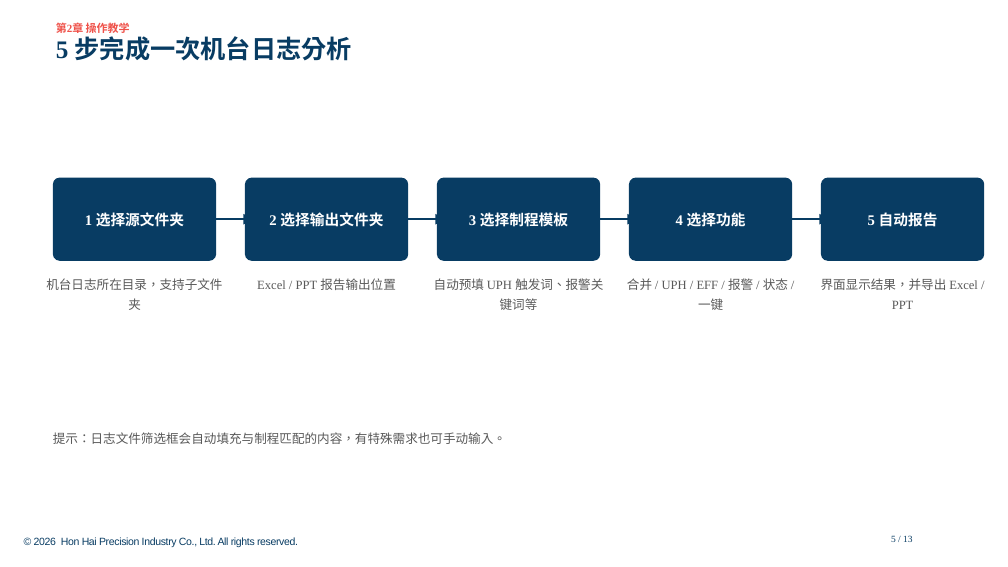
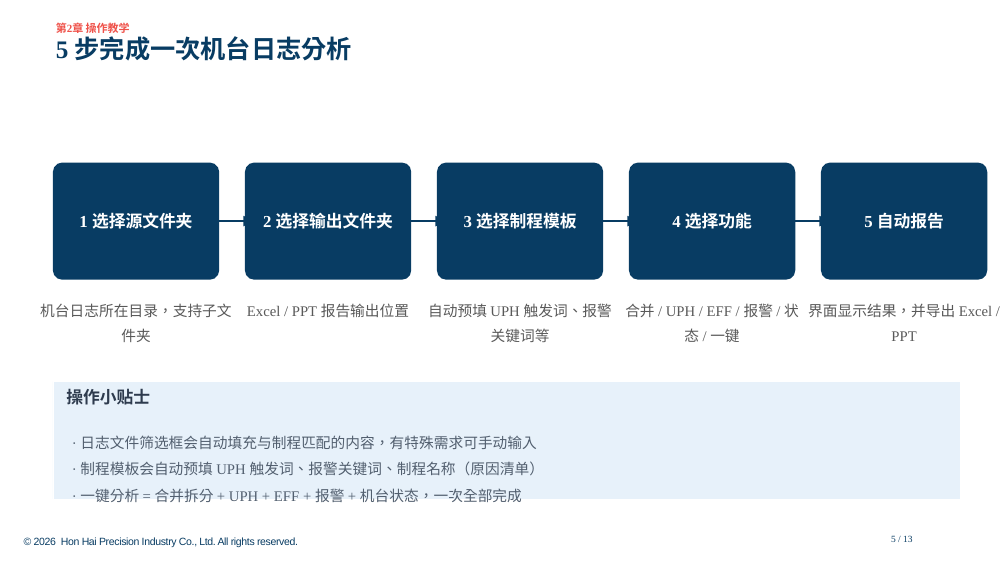
Before and after one commit to Longtianhong88888/MC_LogAnalysis, a slide deck: slide 5 of docs/usage_deck/final/机台log分析使用说明.pptx. Drawn at 1008x567 pixels with LibreOffice and Linux fonts; fonts in the diff are those of the drawing; background and template pictures are left out. Boxes give left, top, right and bottom in pixels: in the first picture for what was removed or moved away, otherwise in the second. Text is boxed around its words. In the diff, an @@ line names an element or a change of style, - is before the commit and + after.

Commit message:
docs: 使用说明PPT按内容饱满度加大字号
- 卡片页：标题14→16、正文12→14、卡片加高(2.45→2.9)，内容填充度85%
- 流程页：节点加高、字号16/14，新增操作小贴士卡，填充度25%→55%
- 公式页：公式14→16、说明12→14，右侧补换盘分摊真实示例卡(填充度7%→39%)
- EFF页卡片加高+下方补充pDT/uDT说明(47%→55%)；甘特/界面页字号同步加大
- 三质量门通过(仅封面54pt模板字号例外)，final已更新

```diff
--- a/docs/usage_deck/final/机台log分析使用说明.pptx
+++ b/docs/usage_deck/final/机台log分析使用说明.pptx
@@ rounded rectangle "1 选择源文件夹": place and size @@
-rounded rectangle "1 选择源文件夹" at (53,178,216,261)
+rounded rectangle "1 选择源文件夹" at (53,163,219,280)
@@ rounded rectangle "2 选择输出文件夹": place and size @@
-rounded rectangle "2 选择输出文件夹" at (245,178,408,261)
+rounded rectangle "2 选择输出文件夹" at (245,163,411,280)
@@ size 14 to 16 pt in 5 elements at (629,163,796,280), (821,163,988,280), (53,163,219,280), (245,163,411,280), (437,163,603,280) @@
@@ rounded rectangle "3 选择制程模板": place and size @@
-rounded rectangle "3 选择制程模板" at (437,178,600,261)
+rounded rectangle "3 选择制程模板" at (437,163,603,280)
@@ rounded rectangle "4 选择功能": place and size @@
-rounded rectangle "4 选择功能" at (629,178,792,261)
+rounded rectangle "4 选择功能" at (629,163,796,280)
@@ rounded rectangle "5 自动报告": place and size @@
-rounded rectangle "5 自动报告" at (821,178,985,261)
+rounded rectangle "5 自动报告" at (821,163,988,280)
@@ 4 lines: place and size @@
-4 lines at (215,219,824,219)
+4 lines at (218,221,824,221)
@@ text "机台日志所在目录，支持子文件夹": place and size @@
-text "机台日志所在目录，支持子文件夹" at (46,278,222,310)
+text "机台日志所在目录，支持子文件夹" at (40,303,231,342)
@@ text "Excel / PPT 报告输出位置": place and size @@
-text "Excel / PPT 报告输出位置" at (257,278,396,290)
+text "Excel / PPT 报告输出位置" at (247,303,409,317)
@@ text "自动预填 UPH 触发词、报警关键词等": place and size @@
-text "自动预填 UPH 触发词、报警关键词等" at (434,278,603,310)
+text "自动预填 UPH 触发词、报警关键词等" at (428,303,612,342)
@@ text "合并 / UPH / EFF ...": place and size @@
-text "合并 / UPH / EFF ..." at (627,278,788,310)
+text "合并 / UPH / EFF ..." at (625,303,799,342)
@@ size 12 to 14 pt; line spacing 1.3 to 1.4 in 5 elements at (40,303,231,342), (247,303,409,317), (428,303,612,342), (625,303,799,342), (808,303,992,341) @@
@@ text "界面显示结果，并导出 Excel / PPT": place and size @@
-text "界面显示结果，并导出 Excel / PPT" at (821,278,978,309)
+text "界面显示结果，并导出 Excel / PPT" at (808,303,992,341)
@@ rectangle added at (53,382,960,499), fill #E7F1FA, outline #FFFFFF 0.75 pt, 16 pt, text #2E3B4E, bold @@
+操作小贴士
@@ text at (80,435,544,502): text changed; size 12 to 14 pt; text colour #595959 to #525F6F @@
-提示：日志文件筛选框会自动填充与制程匹配的内容，有特殊需求也可手动输入。
+· 日志文件筛选框会自动填充与制程匹配的内容，有特殊需求可手动输入
+· 制程模板会自动预填 UPH 触发词、报警关键词、制程名称（原因清单）
+· 一键分析 = 合并拆分 + UPH + EFF + 报警 + 机台状态，一次全部完成
```
Also in this commit, not shown: 7 other slides changed, 22 other files.
